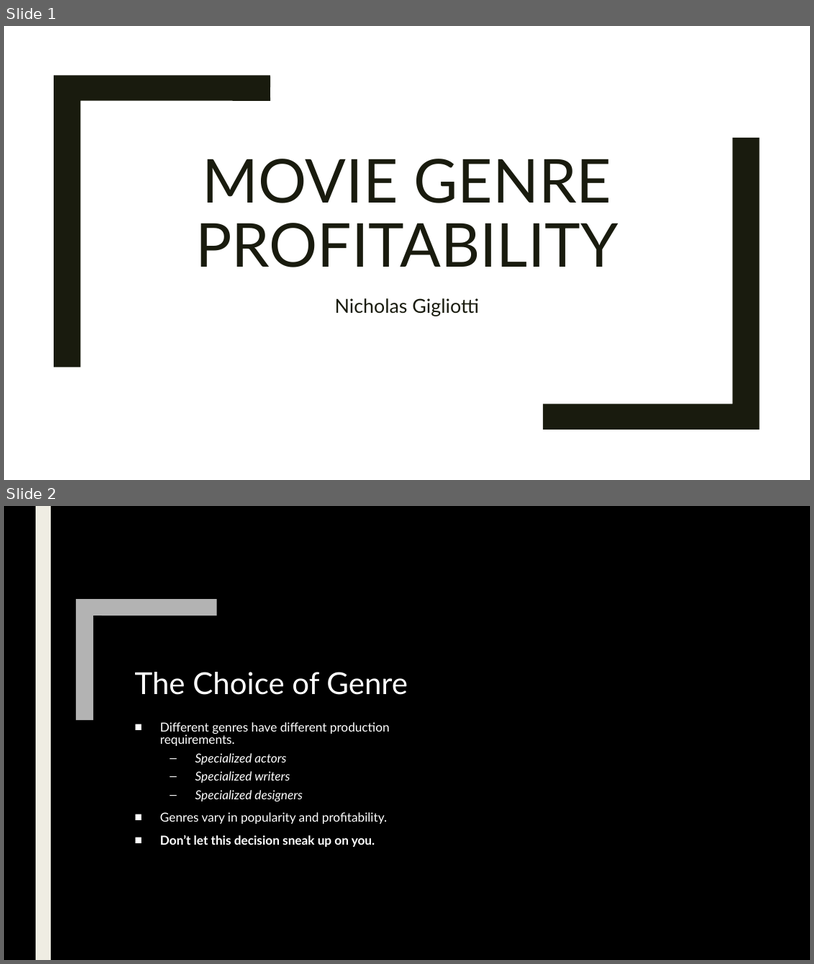
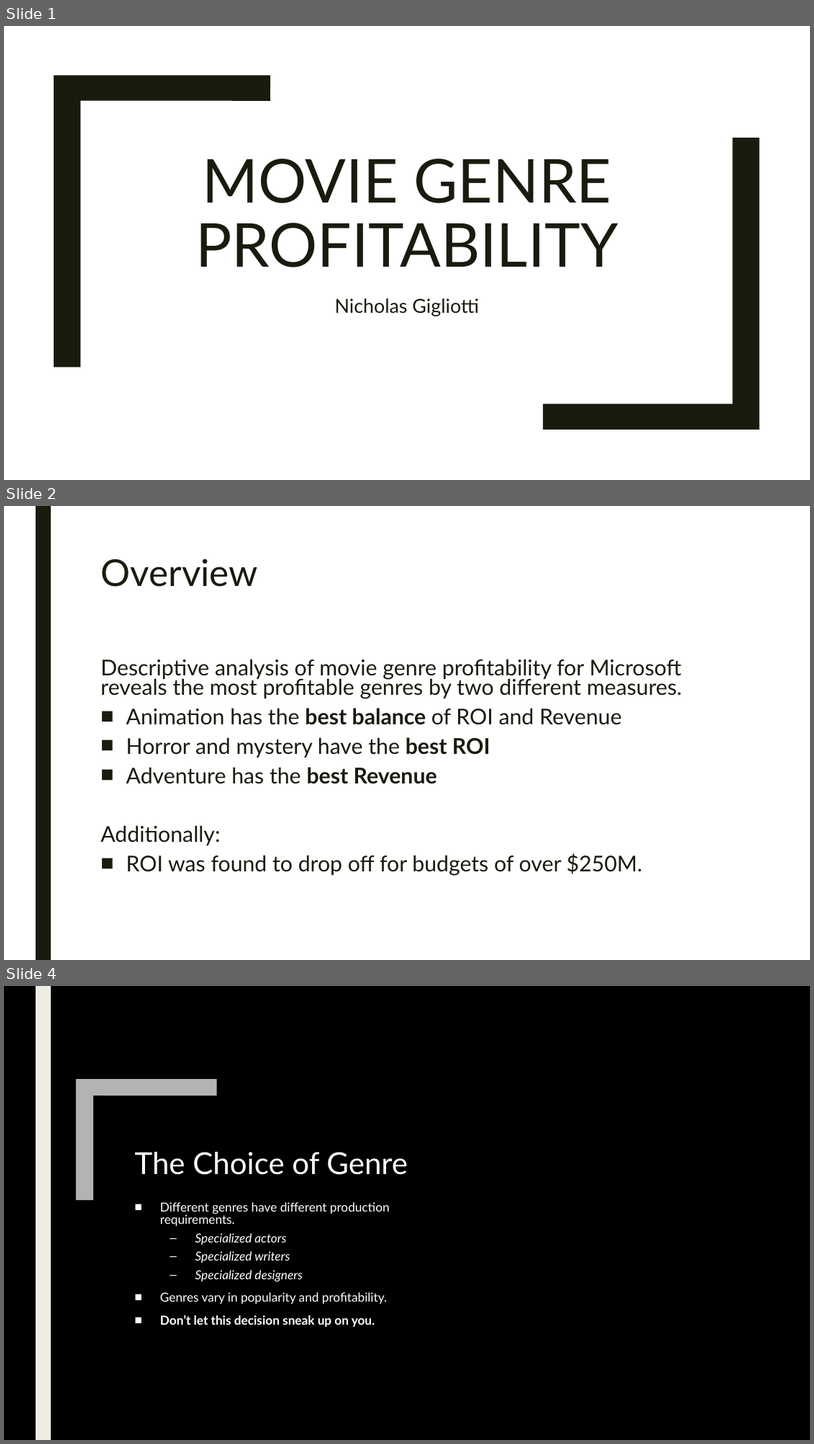
Before and after one commit to ndgigliotti/dsc-phase-1-project, a slide deck: presentation/presentation.pptx. Shown one above the other, each under a label of ours: slides 1 and 2 before the commit, slides 1, 2 and 4 after it; the slides between them are not shown. The pictures are 814x964 and 814x1444 pixels, drawn with LibreOffice and Linux fonts; fonts in the diff are those of the drawing; background and template pictures are left out. Boxes give left, top, right and bottom in pixels: in the first picture for what was removed or moved away, otherwise in the second. Text is boxed around its words. In the diff, an @@ line names an element or a change of style, - is before the commit and + after.

```diff
--- a/presentation/presentation.pptx
+++ b/presentation/presentation.pptx
@@ slide 2 added at bbox=[4, 506, 810, 960], background #FFFFFF @@
@@ rectangle added at bbox=[36, 506, 51, 960], fill #191B0E @@
@@ title added at bbox=[100, 559, 258, 587], 44 pt, text #191B0E @@
+Overview
@@ text added at bbox=[100, 659, 682, 875], 25.9 pt, text #191B0E @@
+Descriptive analysis of movie genre profitability for Microsoft reveals the most profitable genres by two different measures.
+■ Animation has the best balance of ROI and Revenue
+■ Horror and mystery have the best ROI
+■ Adventure has the best Revenue
+Additionally:
+■ ROI was found to drop off for budgets of over $250M.
@@ what was slide 2 is now slide 4 @@
```
Also in this commit, not shown: 1 slide changed, 8 other slides added, 7 slides removed, 1 other file.
